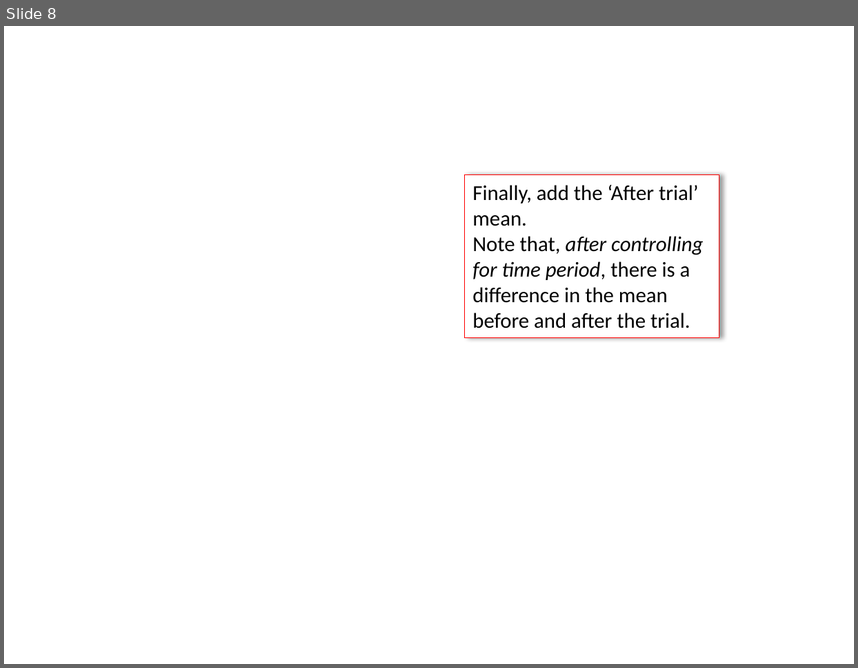
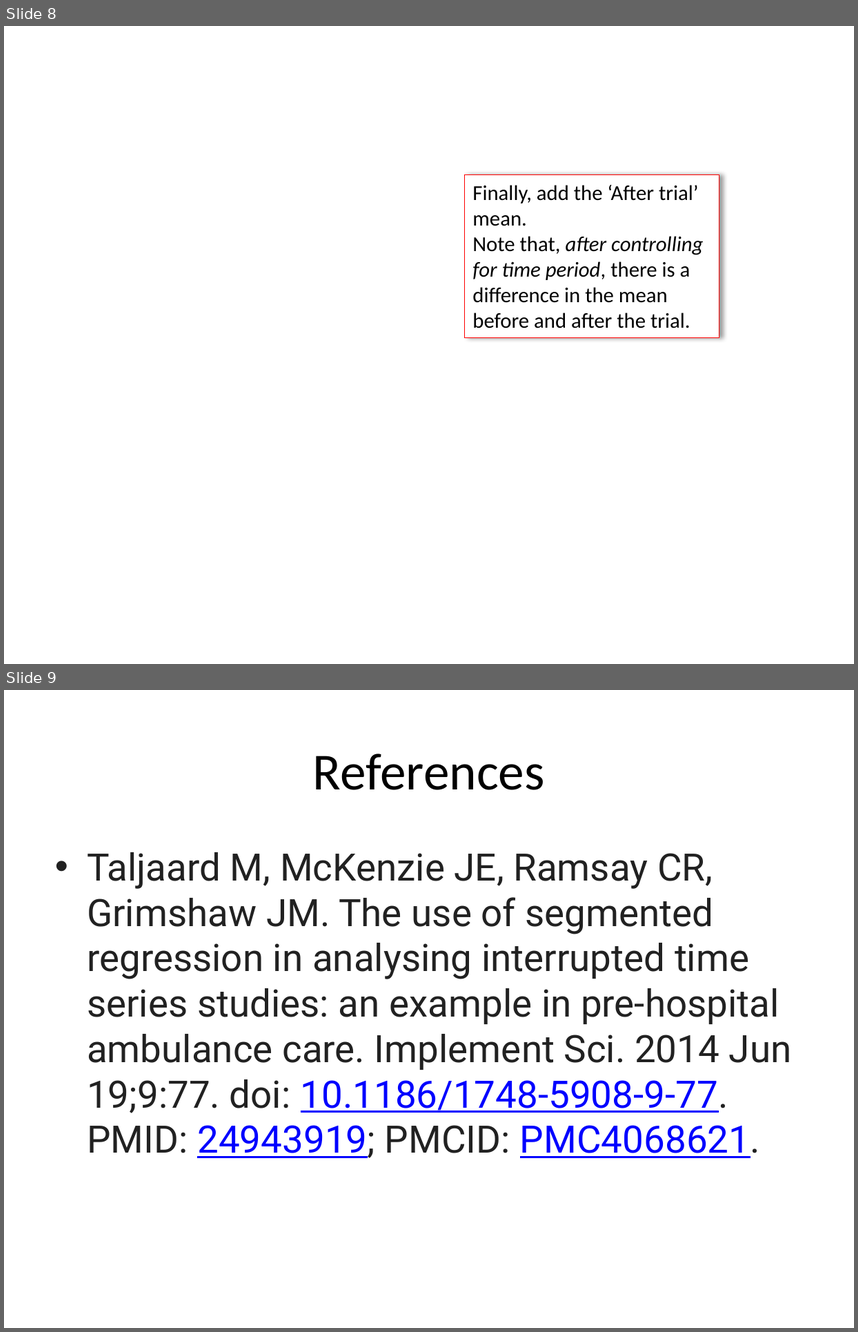
Before and after one commit to qitools/charts, a slide deck: inst/www/How does multiple regression work.pptx. Shown one above the other, each under a label of ours: slide 8 before the commit, slides 8 and 9 after it. The pictures are 858x668 and 858x1332 pixels, drawn with LibreOffice and Linux fonts; fonts in the diff are those of the drawing; background and template pictures are left out. Boxes give left, top, right and bottom in pixels: in the first picture for what was removed or moved away, otherwise in the second. Text is boxed around its words. In the diff, an @@ line names an element or a change of style, - is before the commit and + after.

Commit message:
Added citation to final slide

```diff
--- a/inst/www/How does multiple regression work.pptx
+++ b/inst/www/How does multiple regression work.pptx
@@ slide 9 added at [4, 690, 854, 1328], background #FFFFFF @@
@@ title added at [313, 753, 545, 790], 44 pt, text #000000 @@
+References
@@ text added at [87, 852, 792, 1158], 32 pt, text #212121 @@
+• Taljaard M, McKenzie JE, Ramsay CR, Grimshaw JM. The use of segmented regression in analysing interrupted time series studies: an example in pre-hospital ambulance care. Implement Sci. 2014 Jun 19;9:77. doi: 10.1186/1748-5908-9-77. PMID: 24943919; PMCID: PMC4068621.
```
Also in this commit, not shown: 1 other file.
